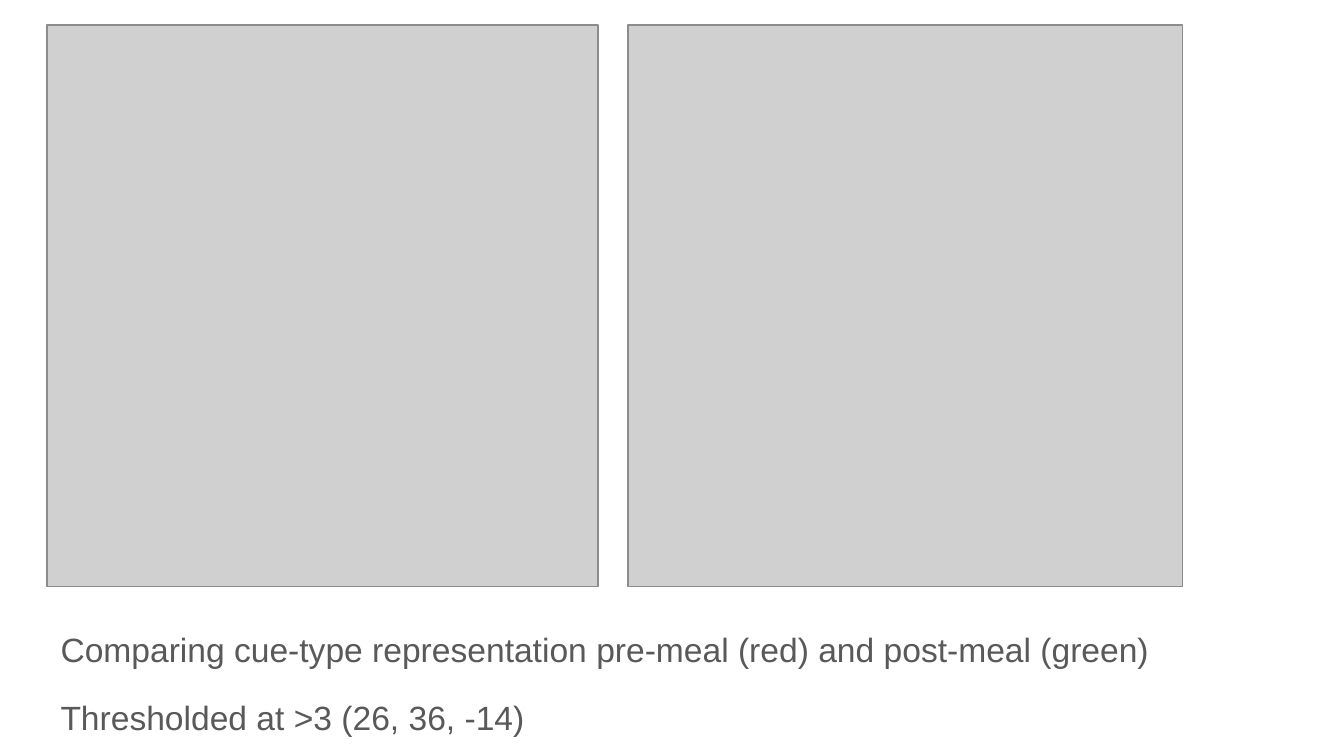
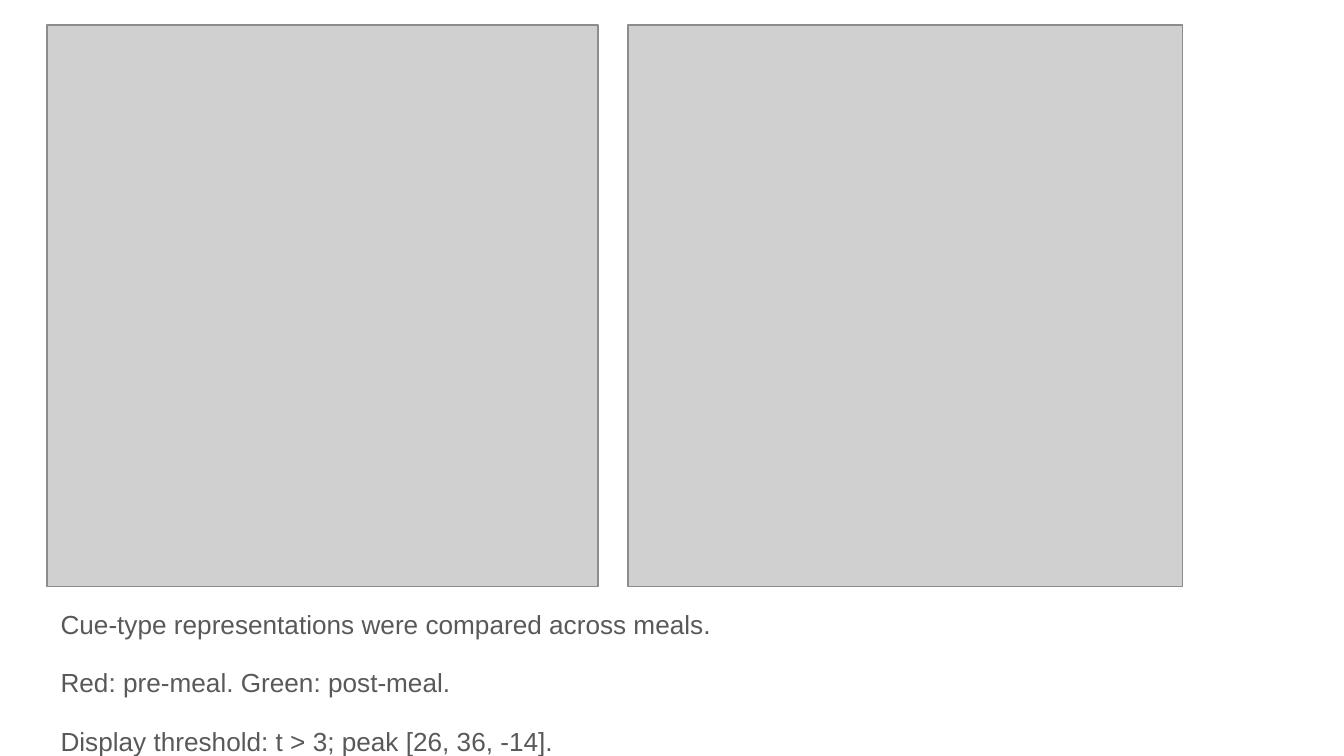
Before and after one commit to QingfangLiu/project-spcd, a slide deck: slide 10 of docs/SPCD fMRI results lab meeting.pptx. Drawn at 1344x756 pixels with LibreOffice and Linux fonts; fonts in the diff are those of the drawing; grey boxes stand for pictures. Boxes give left, top, right and bottom in pixels: in the first picture for what was removed or moved away, otherwise in the second. Text is boxed around its words. In the diff, an @@ line names an element or a change of style, - is before the commit and + after.

```diff
--- a/docs/SPCD fMRI results lab meeting.pptx
+++ b/docs/SPCD fMRI results lab meeting.pptx
@@ text at (61,615,710,756): text changed; size 18 to 14 pt @@
-Comparing cue-type representation pre-meal (red) and post-meal (green)
-Thresholded at >3 (26, 36, -14)
+Cue-type representations were compared across meals.
+Red: pre-meal. Green: post-meal.
+Display threshold: t > 3; peak [26, 36, -14].
```
Also in this commit, not shown: 13 other slides changed.
